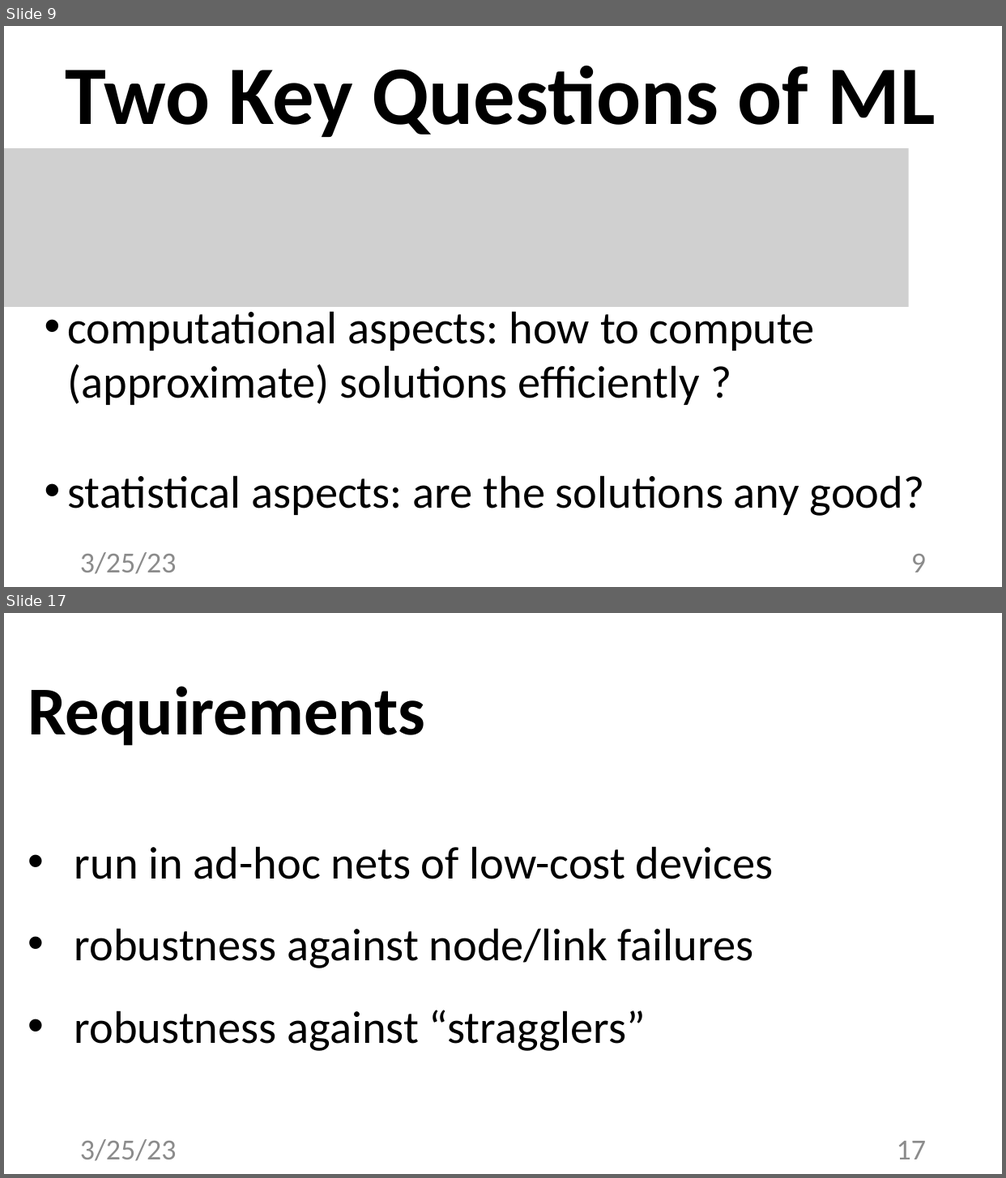
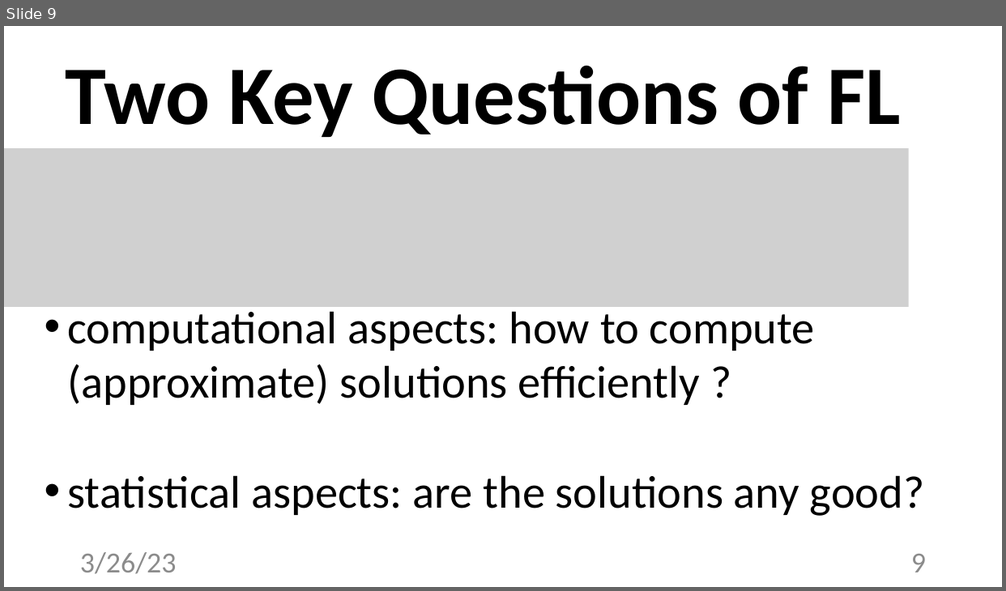
Before and after one commit to alexjungaalto/FederatedLearning, a slide deck: slides/CS-E4740_FLAlgos.pptx. Shown one above the other, each under a label of ours: slides 9 and 17 before the commit, slide 9 after it; the slides between them are not shown. The pictures are 1006x1178 and 1006x591 pixels, drawn with LibreOffice and Linux fonts; fonts in the diff are those of the drawing; grey boxes stand for pictures. Boxes give left, top, right and bottom in pixels: in the first picture for what was removed or moved away, otherwise in the second. Text is boxed around its words. In the diff, an @@ line names an element or a change of style, - is before the commit and + after.

```diff
--- a/slides/CS-E4740_FLAlgos.pptx
+++ b/slides/CS-E4740_FLAlgos.pptx
@@ slide 17 removed at (4,613,1002,1174), background #FFFFFF @@
@@ title removed at (27,686,425,746) @@
-Requirements
@@ text removed at (74,846,774,1051) @@
-• run in ad-hoc nets of low-cost devices
-• robustness against node/link failures
-• robustness against “stragglers”
@@ text removed at (80,1139,177,1161) @@
-3/25/23
@@ page number removed at (897,1141,926,1160) @@
-17
@@ slide 9 changed as well @@
@@ title at (66,66,900,137): text changed @@
-Two Key Questions of ML
+Two Key Questions of FL
@@ text at (80,552,177,574): text changed @@
-3/25/23
+3/26/23
```
Also in this commit, not shown: 11 other slides changed, 4 slides added, 24 other slides removed, 12 other files.
